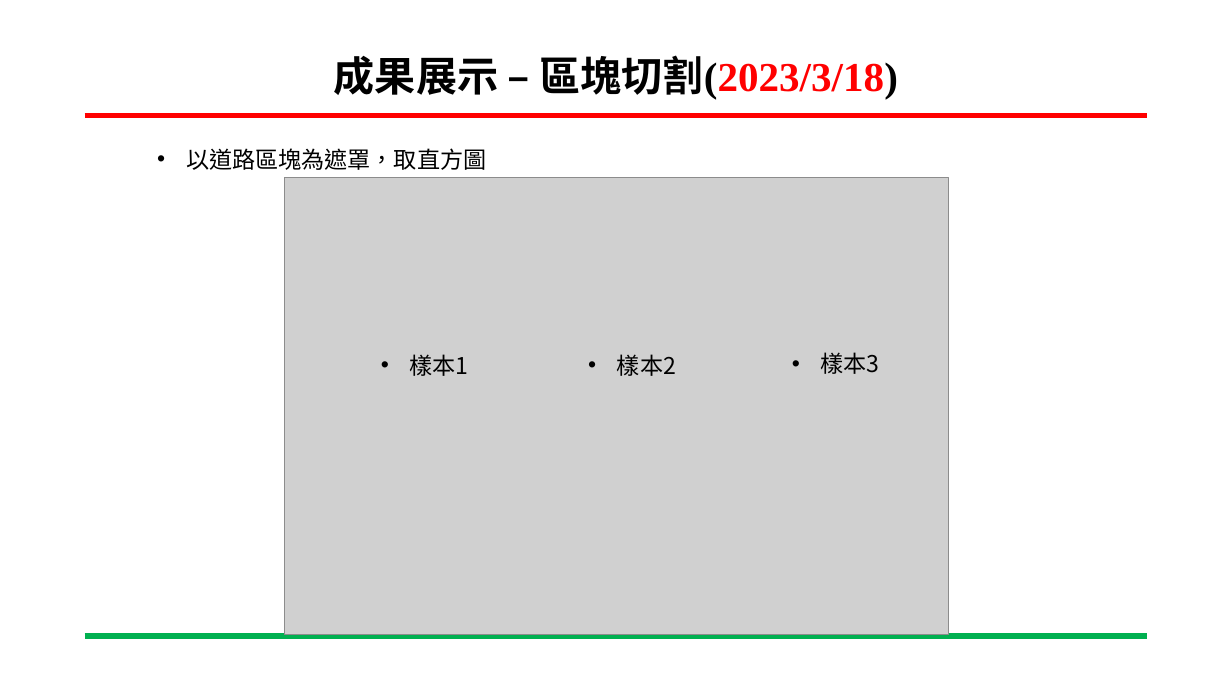
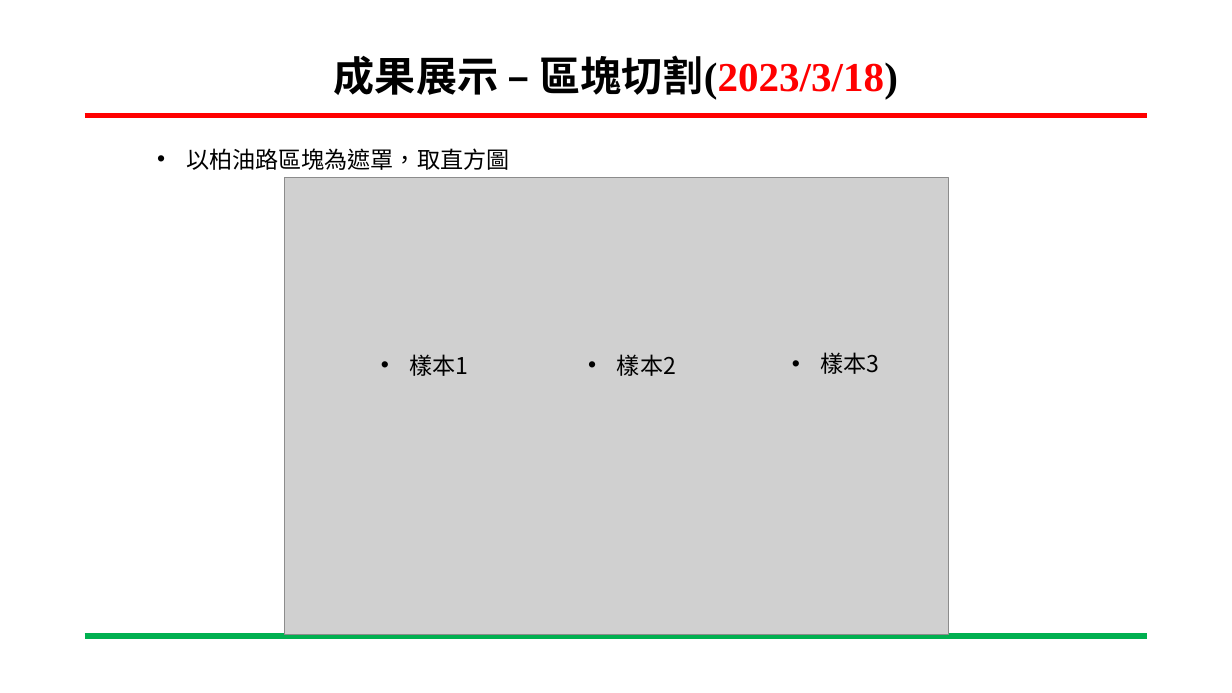
Before and after one commit to ing0331/111-2_Embedded-Image-Processing, a slide deck: slide 11 of HW2/LBP_HW2.pptx. Drawn at 1232x693 pixels with LibreOffice and Linux fonts; fonts in the diff are those of the drawing; grey boxes stand for pictures; background and template pictures are left out. Boxes give left, top, right and bottom in pixels: in the first picture for what was removed or moved away, otherwise in the second. Text is boxed around its words. In the diff, an @@ line names an element or a change of style, - is before the commit and + after.

```diff
--- a/HW2/LBP_HW2.pptx
+++ b/HW2/LBP_HW2.pptx
@@ text at (186, 148, 509, 170): text changed @@
-• 以道路區塊為遮罩，取直方圖
+• 以柏油路區塊為遮罩，取直方圖
```
Also in this commit, not shown: 4 other slides changed.
